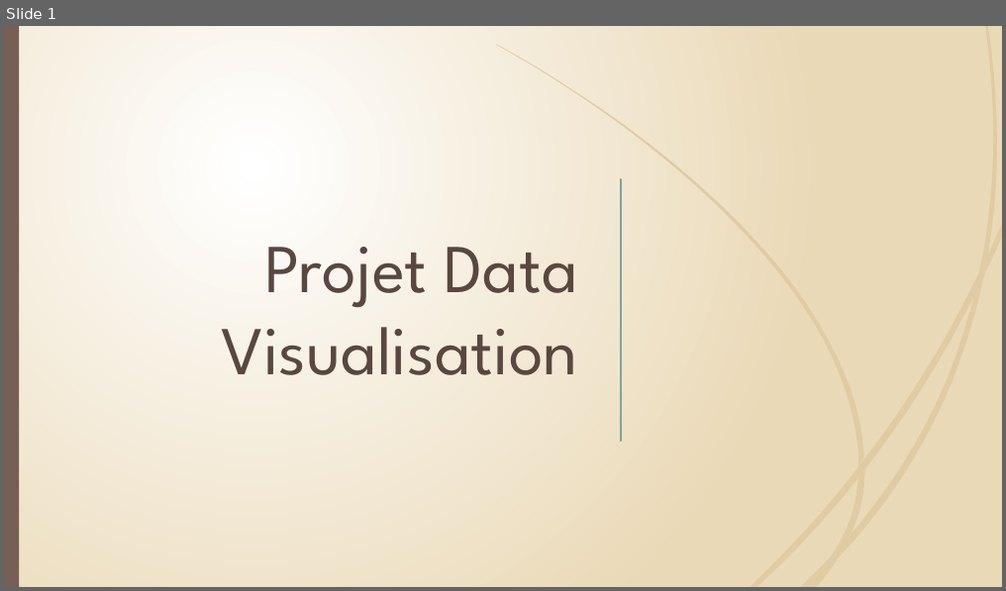
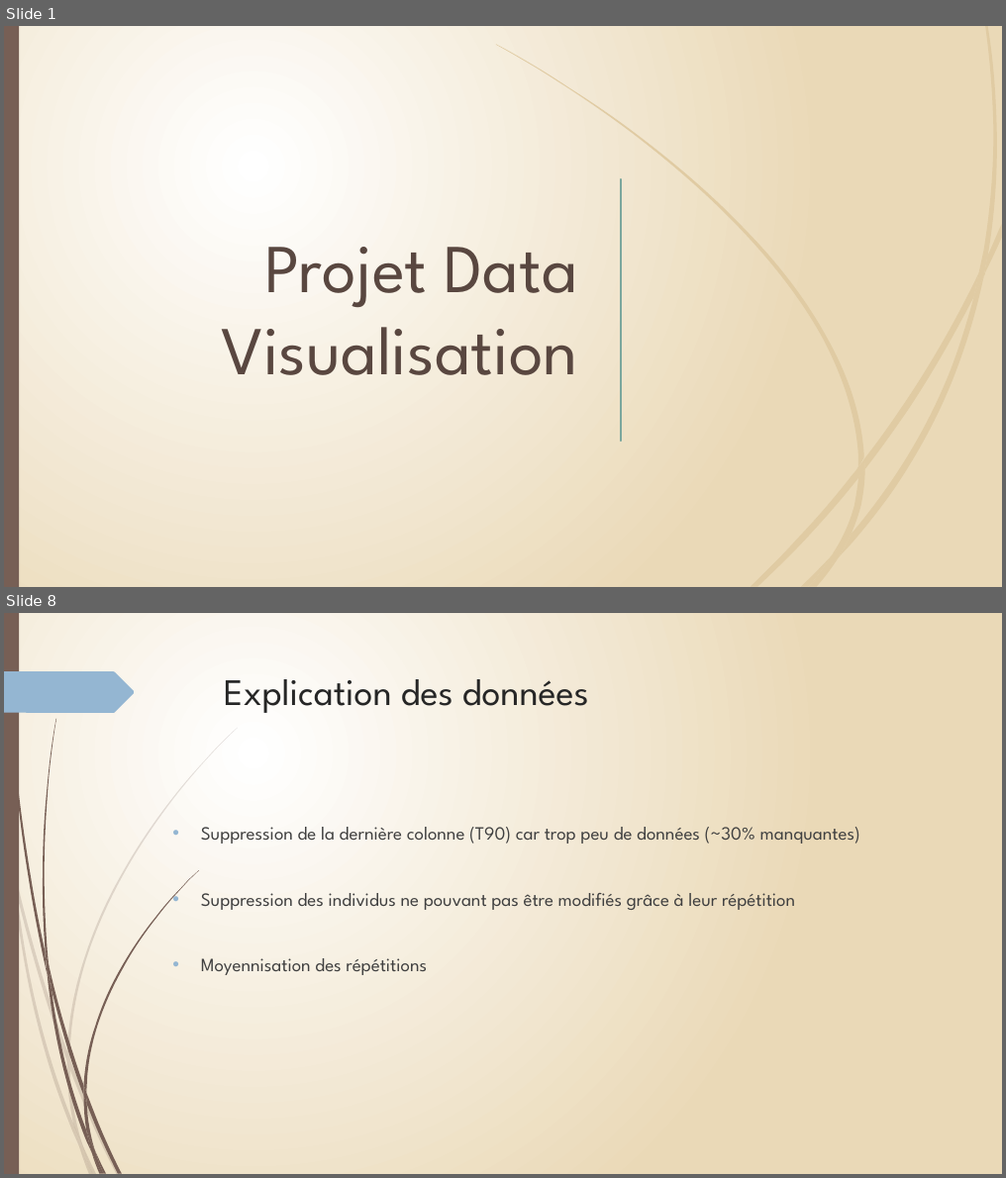
Before and after one commit to Phi-gif/DataViz, a slide deck: diapo.pptx. Shown one above the other, each under a label of ours: slide 1 before the commit, slides 1 and 8 after it; the slides between them are not shown. The pictures are 1006x591 and 1006x1178 pixels, drawn with LibreOffice and Linux fonts; fonts in the diff are those of the drawing. Boxes give left, top, right and bottom in pixels: in the first picture for what was removed or moved away, otherwise in the second. Text is boxed around its words. In the diff, an @@ line names an element or a change of style, - is before the commit and + after.

```diff
--- a/diapo.pptx
+++ b/diapo.pptx
@@ slide 8 added at bbox=[4, 613, 1002, 1174], background gradient #FFFFFF to #EBD9B7; not listed: 22 template elements that a slide beside it also shows @@
@@ rectangle added at bbox=[4, 613, 19, 1174], fill #775F55 @@
@@ freeform shape added at bbox=[4, 671, 135, 713], fill #94B6D2 @@
@@ title added at bbox=[224, 679, 589, 713], 36 pt, text #262626 @@
+Explication des données
@@ text added at bbox=[201, 827, 860, 975], 18 pt, text #404040 @@
+• Suppression de la dernière colonne (T90) car trop peu de données (~30% manquantes)
+• Suppression des individus ne pouvant pas être modifiés grâce à leur répétition
+• Moyennisation des répétitions
```
Also in this commit, not shown: 3 slides changed, 10 other slides added, 4 slides removed.
